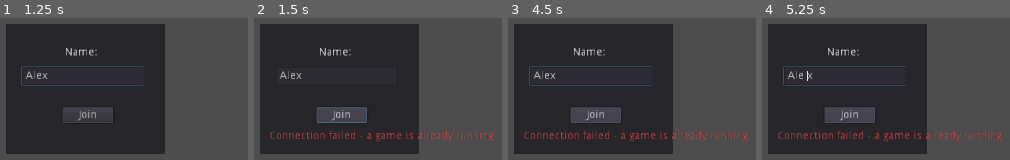
Above: before the commit, frames 1-4 (left to right).
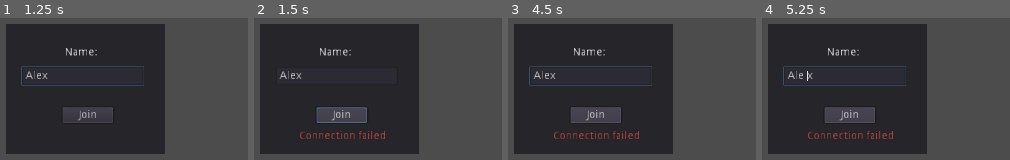
Above: after the commit, the same moments.

Repository: guillaumeVilar/multiplayer-bomber-godot
Game: Godot game, scene res://scenes/lobby.tscn
The game is run twice, just before and just after one commit, with the same random seed, the same clock (stepped at 60 frames per second) and the same inputs.
Inputs (mouse positions are in pixels of both pictures, inside the frame that each line leads up to):
- Up to frame 1 (1.25 s): click (81, 76) at 0.52 s; type "Alex" at 0.6 s
- Up to frame 2 (1.5 s): click "Join" at 1.25 s
- Up to frame 3 (4.5 s): hold Right (move_right) 2.03-2.78 s; hold Down (move_down) 2.78-3.53 s; hold Right (move_right) 3.53-4.28 s; hold Up (move_up) from 4.28 s (still down)
- Up to frame 4 (5.25 s): tap Enter at 5 s; release Up (move_up) at 5.03 s; hold Left (move_left) from 5.03 s (still down); hold Space (set_bomb) from 5.03 s (still down)

Frame 1 is identical in both runs. In frame 2, 2.2% of the frame differs, in the area x 6-98%, y 79-88%; in frame 3, 2.2%; in frame 4, 2.2%.

Commit message:
[LOBBY]: Remove UI in case of server launching the binary

Diff:
--- a/scripts/lobby.gd
+++ b/scripts/lobby.gd
@@ -9,6 +9,9 @@
 	gamestate.connect("player_list_changed", self, "refresh_lobby")
 	gamestate.connect("game_ended", self, "_on_game_ended")
 	gamestate.connect("game_error", self, "_on_game_error")
+	if "--server" in OS.get_cmdline_args():
+		print("Server starting up detected in lobby - disabling UI!")
+		server_disable_UI()
 
 
 func _on_join_pressed():
@@ -20,6 +23,7 @@
 	$Connect/Join.disabled = true
 
 	var player_name = $Connect/Name.text
+	$Connect/ErrorLabel.text = "Loading..."
 	gamestate.join_game(player_name)
 
 func _on_connection_success():
@@ -31,7 +35,14 @@
 
 func _on_connection_failed():
 	$Connect/Join.disabled = false
-	$Connect/ErrorLabel.set_text("Connection failed - a game is already running.")
+	$Connect/ErrorLabel.set_text("Connection failed")
+
+func server_disable_UI():
+	print("Server instance - disabling UI components")
+	$Connect/Name.hide()
+	$Connect/ErrorLabel.text = "SERVER INSTANCE"
+	$Connect/NameLabel.text = "SERVER INSTANCE"
+	$Connect/Join.disabled = true
 
 
 func _on_game_ended():
@@ -43,6 +54,7 @@
 
 
 func _on_game_error(errtxt):
+	$Connect/ErrorLabel.text = errtxt
 	$ErrorDialog.dialog_text = errtxt
 	$ErrorDialog.popup_centered_minsize()
 	$Connect/Join.disabled = false
